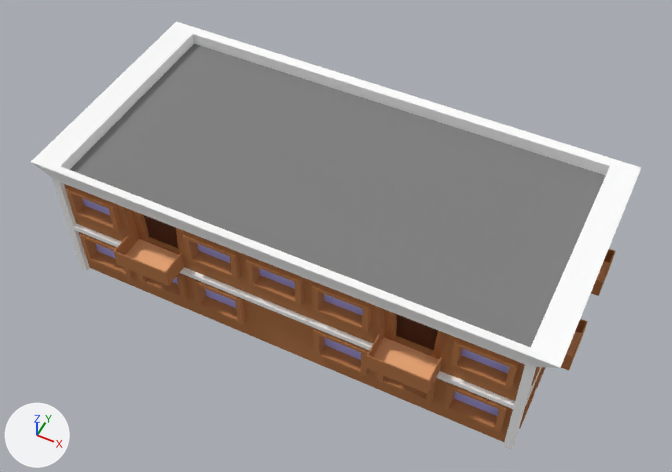
The FBX model Trafficking/Assets/Art/Models/Props/Buildings/Apartment Brown Bottom.FBX as it was, and as the next commit left it.
Rendered twice from a 50 mm lens placed at (16.9, -33.8, 45.1), pointed at (0.4, -0.7, 3.8). The lights are fixed; the arrows at lower left show +X, +Y and +Z. Where no turn or scale is listed for an object, it has been applied to the vertices.

The first picture shows 'Apartment brown bottom'.
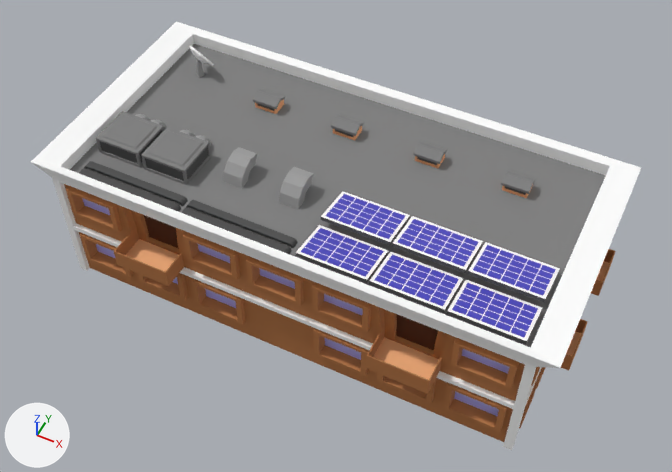
Pixel boxes (x1, y1, x2, y2) of what changed, in the pictures (672 x 472 px):
part 1 of me_mesh, added
    after: (79, 111, 560, 344)
part 2 of me_mesh, added
    after: (414, 141, 536, 198)
part 3 of me_mesh, added
    after: (189, 45, 214, 77)
part 4 of me_mesh, added
    after: (253, 89, 285, 114)
part 5 of me_mesh, added
    after: (331, 114, 364, 140)

What changed in the scene script:
```text
Change me_mesh:
    used by ob_apartment_brown_bottom; location = (0.0, 0.0, 0.0)
    remove me_mesh.from_pydata(...)  # 1540 vertices, 3076 faces; spans x -15.6..15.6, y -8.6..9.9, z 0.0..8.9
    add me_mesh.from_pydata(...)  # 3676 vertices, 7252 faces; spans x -15.6..15.6, y -8.6..9.9, z 0.0..10.1
    me_mesh part 1: 1800 vertices added at x -13.1..13.5, y -6.7..-0.7, z 8.0..9.3
    me_mesh part 2: 124 vertices added at x 3.5..10.3, y 3.1..4.2, z 8.0..8.9
    me_mesh part 3: 88 vertices added at x -12.5..-10.7, y 4.0..5.2, z 8.0..10.1
    me_mesh part 4: 62 vertices added at x -7.1..-5.5, y 3.1..4.2, z 8.0..8.9
    me_mesh part 5: 62 vertices added at x -1.8..-0.2, y 3.1..4.2, z 8.0..8.9
```
